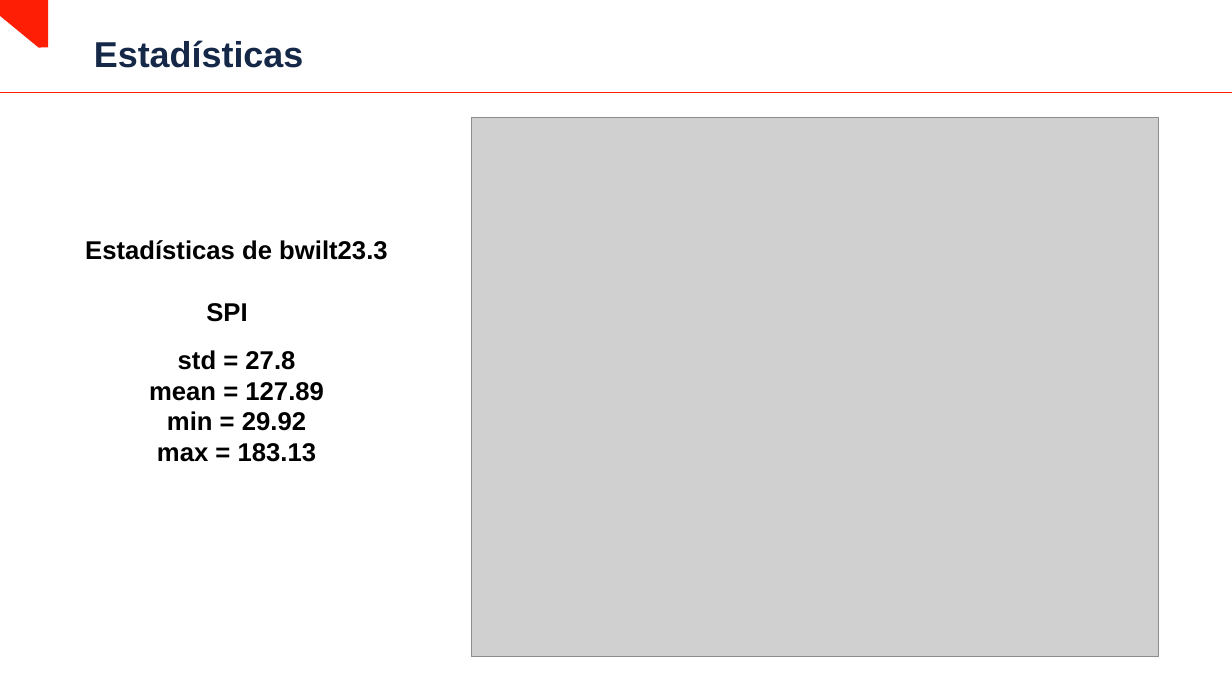
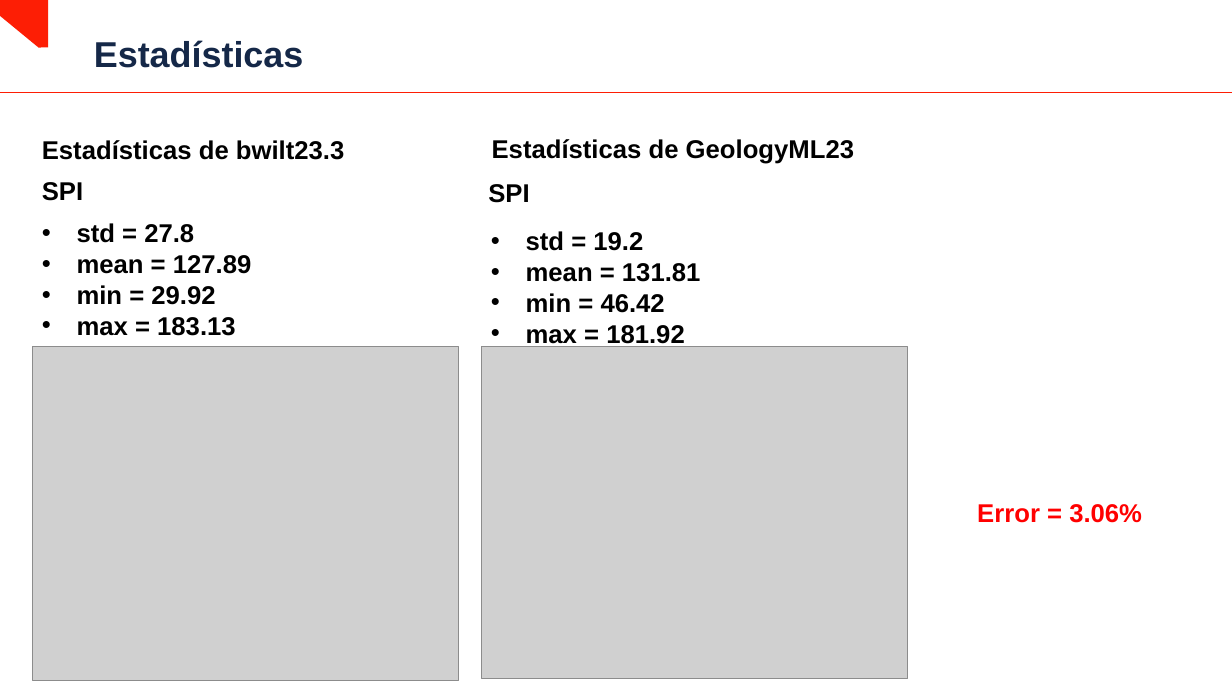
Before and after one commit to MichaelCueto/GeologyML23, a slide deck: slide 4 of 01_Analisis/Estadisticas y Resultados.pptx (slide 3 before the commit). Drawn at 1232x693 pixels with LibreOffice and Linux fonts; fonts in the diff are those of the drawing; grey boxes stand for pictures; background and template pictures are left out. Boxes give left, top, right and bottom in pixels: in the first picture for what was removed or moved away, otherwise in the second. Text is boxed around its words. In the diff, an @@ line names an element or a change of style, - is before the commit and + after.

```diff
--- a/01_Analisis/Estadisticas y Resultados.pptx
+++ b/01_Analisis/Estadisticas y Resultados.pptx
@@ text "Estadísticas de bwilt23.3" moved from (x1=85, y1=240, x2=387, y2=260) to (x1=42, y1=140, x2=344, y2=160) @@
@@ text "Estadísticas de bwilt23.3" at (x1=42, y1=140, x2=344, y2=160): alignment centre to left @@
@@ text added at (x1=492, y1=139, x2=854, y2=164), 20 pt, text #000000, bold @@
+Estadísticas de GeologyML23
@@ text "SPI" at (x1=42, y1=182, x2=83, y2=201): alignment centre to left @@
@@ text "SPI" moved from (x1=206, y1=303, x2=247, y2=322) to (x1=42, y1=182, x2=83, y2=201) @@
@@ text added at (x1=488, y1=184, x2=529, y2=203), 20 pt, text #000000, bold @@
+SPI
@@ text "std = 27.8" moved from (x1=149, y1=350, x2=324, y2=462) to (x1=77, y1=223, x2=252, y2=336) @@
@@ text "std = 27.8" at (x1=77, y1=223, x2=252, y2=336): alignment centre to left; bullet none to • @@
@@ text added at (x1=526, y1=231, x2=701, y2=349), 20 pt, text #000000, bold @@
+• std = 19.2
+• mean = 131.81
+• min = 46.42
+• max = 181.92
@@ picture resized from (x1=472, y1=117, x2=1159, y2=656) to (x1=32, y1=347, x2=458, y2=680) @@
@@ picture added at (x1=482, y1=347, x2=909, y2=679) @@
@@ text added at (x1=977, y1=504, x2=1142, y2=523), 20 pt, text #FF0000, bold @@
+Error = 3.06%
```
Also in this commit, not shown: 1 other slide changed, 4 slides added, 5 slides removed, 11 other files.
